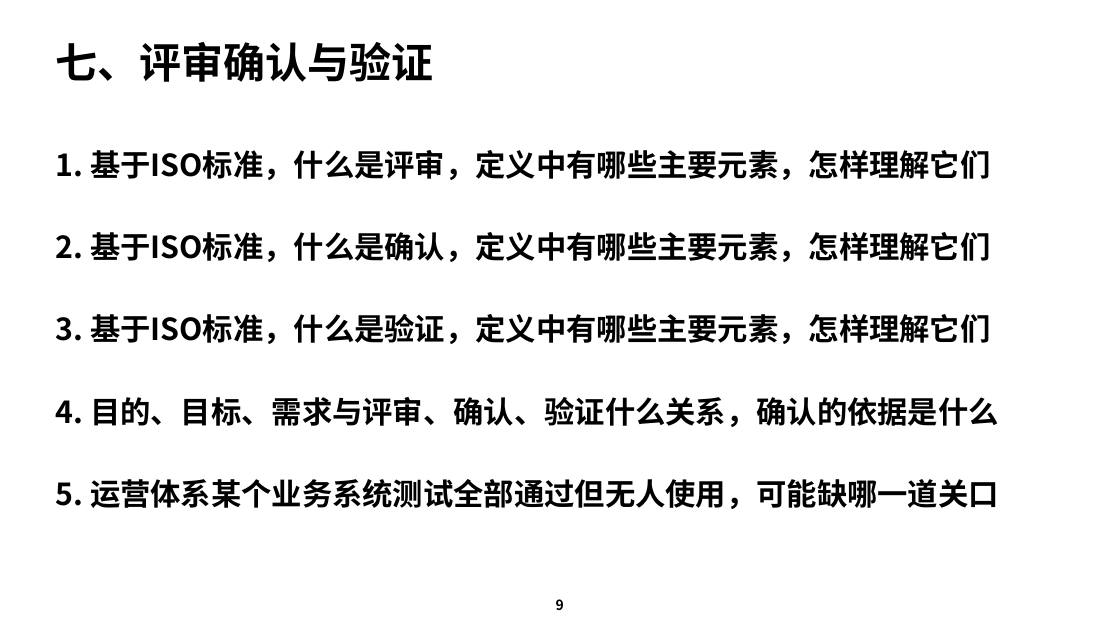
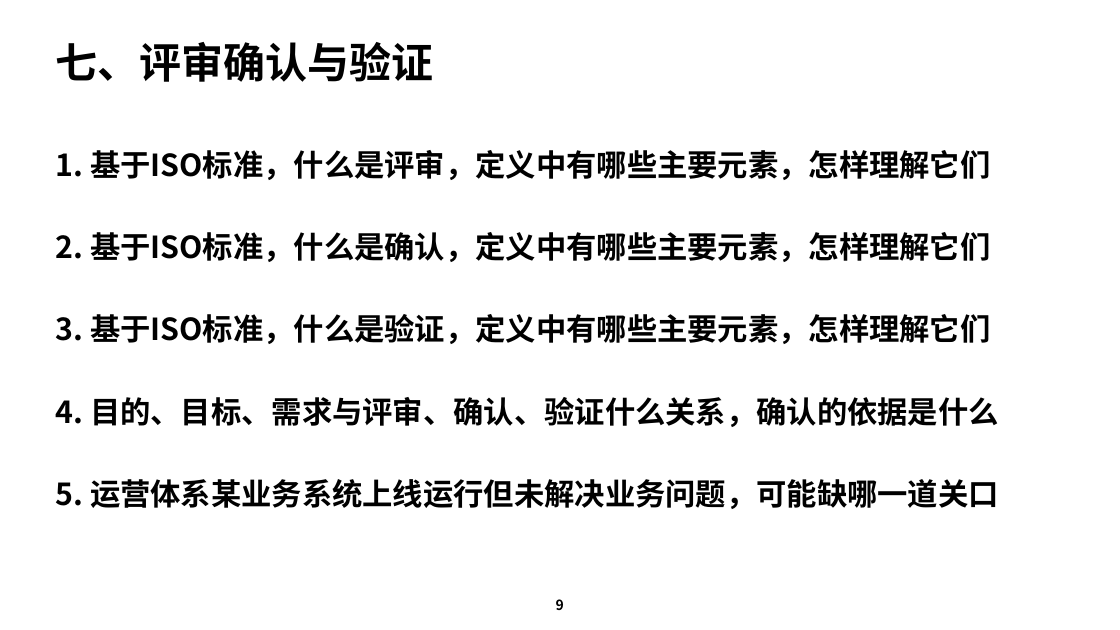
Before and after one commit to Yongjunzhou/AOS-system-design, a slide deck: slide 9 of 50-research/流程工程师培训/01-运营体系正向设计基础概念.pptx. Drawn at 1120x630 pixels with LibreOffice and Linux fonts; fonts in the diff are those of the drawing. Boxes give left, top, right and bottom in pixels: in the first picture for what was removed or moved away, otherwise in the second. Text is boxed around its words. In the diff, an @@ line names an element or a change of style, - is before the commit and + after.

```diff
--- a/50-research/流程工程师培训/01-运营体系正向设计基础概念.pptx
+++ b/50-research/流程工程师培训/01-运营体系正向设计基础概念.pptx
@@ text at bbox=[55, 479, 999, 509]: text changed @@
-5. 运营体系某个业务系统测试全部通过但无人使用，可能缺哪一道关口
+5. 运营体系某业务系统上线运行但未解决业务问题，可能缺哪一道关口
```
Also in this commit, not shown: 6 other files.
